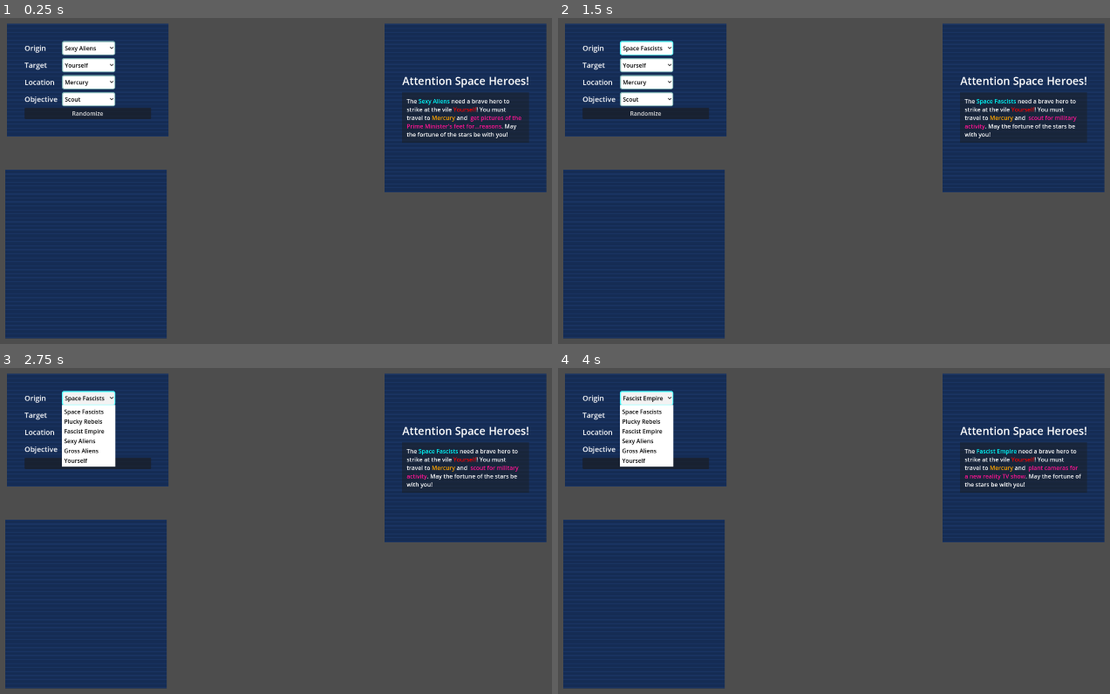
Above: before the commit, frames 1-4 (two rows, left to right).
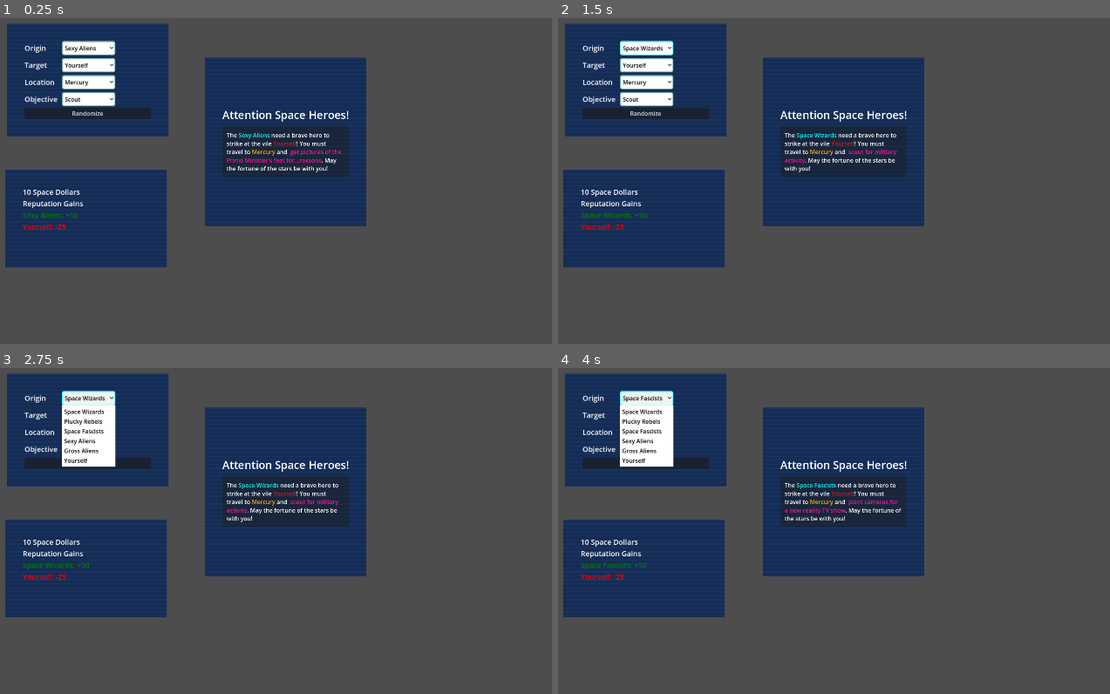
Above: after the commit, the same moments.

Repository: kelliedlynch/RustbucketStation
Game: Godot game, scene res://MissionBuilder.tscn
Same seed, same stepped clock (60 frames per second), same inputs: the game is played once before the commit and once after it. This scene is started directly instead of the project's main scene.
Inputs:
- Up to frame 1 (0.25 s): no input
- Up to frame 2 (1.5 s): click "Sexy Aliens" at 0.5 s; click "Yourself" at 1.25 s
- Up to frame 3 (2.75 s): click "Space Fascists" (after the commit: "Space Wizards") at 2 s
- Up to frame 4 (4 s): click "Mercury" at 2.75 s; click "Fascist Empire" (after the commit: "Space Fascists") at 3.5 s

The runs differ from the first frame. In frame 1, 37% of the frame differs, in the area x 0-100%, y 1-99%; in frame 2, 37%; in frame 3, 37%; in frame 4, 37%.

Commit message:
Basic reward calculation for missions working

Diff:
--- a/Data/Faction/SpaceFascists.tres
+++ b/Data/Faction/SpaceFascists.tres
@@ -4,5 +4,5 @@
 
 [resource]
 script = ExtResource("1_wubks")
-name = "Fascist Empire"
+name = "Space Fascists"
 metadata/_custom_type_script = "uid://cy5fsq5y3wbsl"
--- a/Data/Faction/SpaceWizards.tres
+++ b/Data/Faction/SpaceWizards.tres
@@ -4,5 +4,5 @@
 
 [resource]
 script = ExtResource("1_38p4c")
-name = "Space Fascists"
+name = "Space Wizards"
 metadata/_custom_type_script = "uid://cy5fsq5y3wbsl"
--- a/MissionBuilder.gd
+++ b/MissionBuilder.gd
@@ -10,6 +10,8 @@
 @onready var desc_location: Label = find_child("DescLocationLabel")
 @onready var desc_objective: Label = find_child("DescObjectiveLabel")
 @onready var desc_text: RichTextLabel = find_child("DescText")
+
+@onready var rewards_container: Container = find_child("RewardsContainer")
 
 @onready var randomize_button: Button = find_child("RandomizeButton")
 
@@ -39,6 +41,7 @@
 	mission.set(prop, button.get_item_metadata(index))
 	await get_tree().process_frame
 	build_description()
+	build_rewards()
 
 func clear_popup_options(button: OptionButton):
 	for i in range(button.item_count - 1, -1, -1):
@@ -81,6 +84,28 @@
 	desc_text.add_text(". May the fortune of the stars be with you!")
 
 func build_rewards():
+	for child in rewards_container.get_children():
+		child.queue_free()
+	var money = mission.money_reward
+	var rep = mission.rep_reward
+	var money_label = Label.new()
+	money_label.text = str(money) + " Space Dollars"
+	rewards_container.add_child(money_label)
+	var rep_header = Label.new()
+	rep_header.text = "Reputation Gains"
+	rewards_container.add_child(rep_header)
+	for key in rep:
+		var rep_label = Label.new()
+		var val = rep[key]
+		if val == 0: continue
+		var sign = "+"
+		if val > 0:
+			rep_label.modulate = Color.WEB_GREEN
+		else:
+			sign = "-"
+			rep_label.modulate = Color.RED
+		rep_label.text = "%s: %s%d" % [key.name, sign, abs(val)]
+		rewards_container.add_child(rep_label)
 	pass
 
 func randomize_quest():
--- a/MissionBuilder.tscn
+++ b/MissionBuilder.tscn
@@ -153,10 +153,10 @@
 
 [node name="MissionSummary" type="MarginContainer" parent="."]
 layout_mode = 0
-offset_left = 1200.0
-offset_top = 95.0
-offset_right = 1645.0
-offset_bottom = 561.0
+offset_left = 704.0
+offset_top = 189.0
+offset_right = 1149.0
+offset_bottom = 655.0
 
 [node name="Background" parent="MissionSummary" instance=ExtResource("1_d322s")]
 self_modulate = Color(0.0823529, 0.172549, 0.329412, 1)
@@ -193,7 +193,7 @@
 offset_left = 154.0
 offset_top = 497.0
 offset_right = 599.0
-offset_bottom = 963.0
+offset_bottom = 768.0
 
 [node name="Background" parent="RewardsSummary" instance=ExtResource("1_d322s")]
 self_modulate = Color(0.0823529, 0.172549, 0.329412, 1)
@@ -205,3 +205,6 @@
 theme_override_constants/margin_top = 48
 theme_override_constants/margin_right = 48
 theme_override_constants/margin_bottom = 48
+
+[node name="RewardsContainer" type="VBoxContainer" parent="RewardsSummary/MarginContainer"]
+layout_mode = 2
--- a/Model/Faction/Faction.gd
+++ b/Model/Faction/Faction.gd
@@ -3,26 +3,19 @@
 
 @export var name: String
 
-class SpaceWizardsFaction extends Faction:
-	func _init() -> void:
-		name = "Space Wizards"
+func get_base_money_reward(mission: Mission) -> int:
+	return 10 if mission.origin == self else 0
 
-class FascistEmpireFaction extends Faction:
-	func _init() -> void:
-		name = "FascistEmpire"
+func get_base_rep_reward(mission: Mission) -> Dictionary[Faction, int]:
+	var self_rep = 0
+	if mission.origin == self and not mission.target == self:
+		self_rep += 50
+	if mission.target == self and not mission.origin == self:
+		self_rep -= 25
+	return { self: self_rep }
 
-class PluckyRebelsFaction extends Faction:
-	func _init() -> void:
-		name = "Plucky Rebels"
+func apply_money_reward_multiplier(_mission: Mission, base_val: int) -> int:
+	return 0
 
-class SexyAliensFaction extends Faction:
-	func _init() -> void:
-		name = "Sexy Aliens"
-
-class GrossAliensFaction extends Faction:
-	func _init() -> void:
-		name = "GrossAliens"
-
-class StationFaction extends Faction:
-	func _init() -> void:
-		name = "Yourself"
+func apply_rep_reward_multiplier(_mission: Mission, base_val: Dictionary[Faction, int]) -> Dictionary[Faction, int]:
+	return {}
--- a/Model/Mission/Location.gd
+++ b/Model/Mission/Location.gd
@@ -1,4 +1,4 @@
-extends Resource
+extends MissionComponent
 class_name Location
 
 var name: String
--- a/Model/Mission/Mission.gd
+++ b/Model/Mission/Mission.gd
@@ -6,35 +6,49 @@
 var location: Location
 var objective: Objective
 
-var money_reward: int = 0
-var rep_reward: Dictionary[Faction, int] = {}
+var money_reward: int:
+	get:
+		var base_reward = components.reduce(func(accum: int, val: MissionComponent): return accum + val.get_base_money_reward(self), 0)
+		var multiplied = _apply_money_reward_multipliers(base_reward)
+		return multiplied
 
-var components: Array[MissionComponent]
+var rep_reward: Dictionary[Faction, int]:
+	get:
+		var base_reward: Dictionary[Faction, int] = _get_base_rep_rewards()
+		var multiplied : Dictionary[Faction, int] = _apply_rep_reward_multipliers(base_reward)
+		return multiplied
 
-func recalculate_rewards():
-	calculate_money_reward()
-	calculate_reputation_rewards()
+var components: Array[MissionComponent]:
+	get:
+		var comp: Array[MissionComponent] = []
+		for component in [origin, target, location, objective]:
+			if component:
+				comp.append(component)
+		return comp
 
-func calculate_money_reward():
-	money_reward = 0
-	money_reward = components.reduce(func(accum, val: MissionComponent): return accum + val.get_base_money_reward(self), money_reward)
-	components.map(_apply_money_reward_multipliers)
+func _apply_money_reward_multipliers(base_reward):
+	var multiplied = base_reward
+	for component in components:
+		multiplied += component.apply_money_reward_multiplier(self, base_reward)
+	return multiplied
 
-func _apply_money_reward_multipliers(component: MissionComponent):
-	money_reward = component.apply_money_reward_multiplier(self)
+func _get_base_rep_rewards() -> Dictionary[Faction, int]:
+	var base_reward: Dictionary[Faction, int] = {}
+	for component: MissionComponent in components:
+		var component_rewards = component.get_base_rep_reward(self)
+		for key in component_rewards:
+			if not base_reward.has(key):
+				base_reward[key] = 0
+			base_reward[key] += component_rewards[key]
+	return base_reward
 
-func calculate_reputation_rewards():
-	var rewards: Dictionary[Faction, int] = {}
-	components.map(_add_base_rep_rewards)
-	components.map(_apply_rep_multipliers)
-	return rewards
-
-func _add_base_rep_rewards(component: MissionComponent):
-	var component_rewards = component.get_base_rep_reward(self)
-	for key in component_rewards:
-		rep_reward[key] += component_rewards[key]
-
-func _apply_rep_multipliers(component: MissionComponent):
-	var rewards = component.apply_rep_reward_multiplier(self)
-	for key in rewards:
-		rep_reward[key] = rewards[key]
+## Returns dictionary of fully-calculated after-multiplier rewards
+func _apply_rep_reward_multipliers(base_rewards: Dictionary[Faction, int]):
+	var multiplied_rewards: Dictionary[Faction, int] = base_rewards.duplicate()
+	for component: MissionComponent in components:
+		var component_rewards = component.apply_rep_reward_multiplier(self, base_rewards)
+		for key in component_rewards:
+			if not base_rewards.has(key):
+				continue
+			multiplied_rewards[key] += component_rewards[key]
+	return multiplied_rewards
--- a/Model/Mission/MissionComponent.gd
+++ b/Model/Mission/MissionComponent.gd
@@ -9,8 +9,10 @@
 func get_base_rep_reward(_mission: Mission) -> Dictionary[Faction, int]:
 	return {}
 
-func apply_money_reward_multiplier(mission: Mission) -> int:
-	return mission.money_reward
+## Returns the amount to be added to the total by multipliers, not the total itself
+func apply_money_reward_multiplier(_mission: Mission, _base_val: int) -> int:
+	return 0
 
-func apply_rep_reward_multiplier(mission: Mission) -> Dictionary[Faction, int]:
-	return mission.rep_reward.duplicate()
+## Returns a dictionary of amounts to be added to total by multipliers
+func apply_rep_reward_multiplier(_mission: Mission, base_val: Dictionary[Faction, int]) -> Dictionary[Faction, int]:
+	return {}
--- a/Model/Mission/Objective.gd
+++ b/Model/Mission/Objective.gd
@@ -1,4 +1,4 @@
-extends Resource
+extends MissionComponent
 class_name Objective
 
 static var Steal = {
